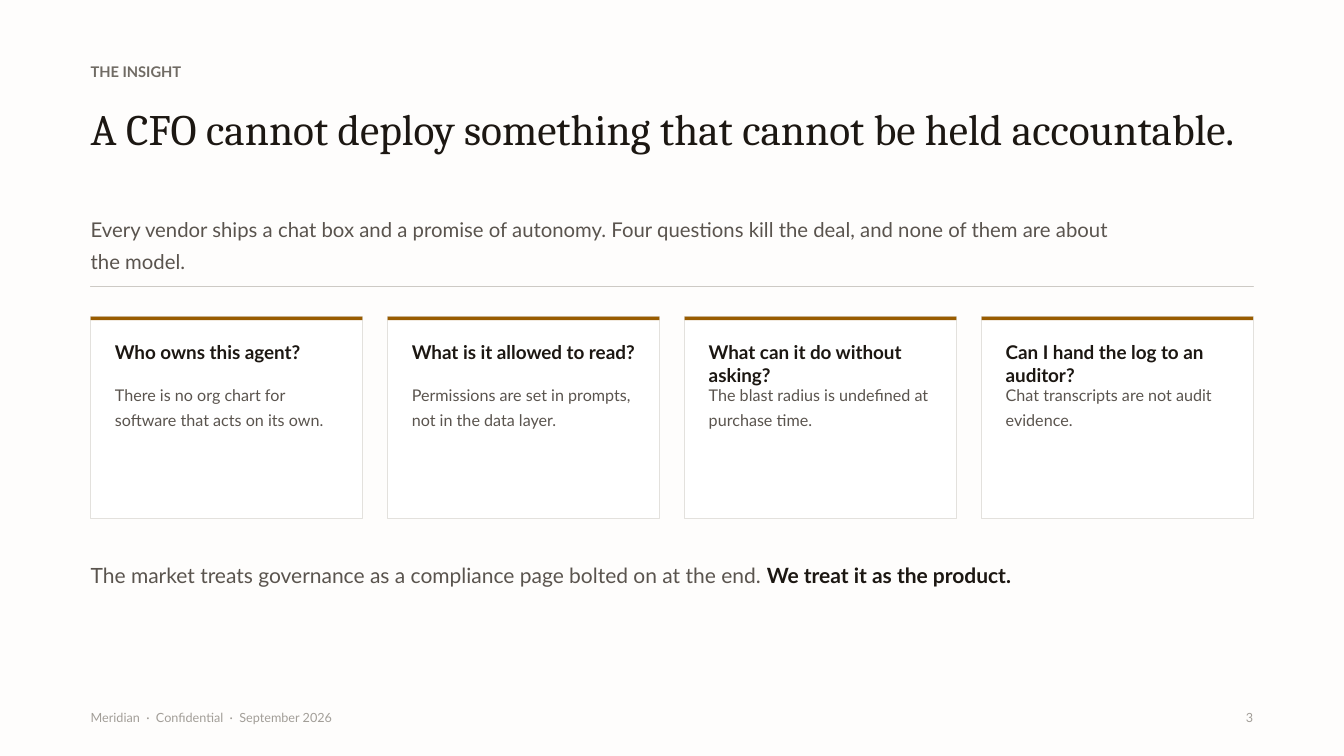
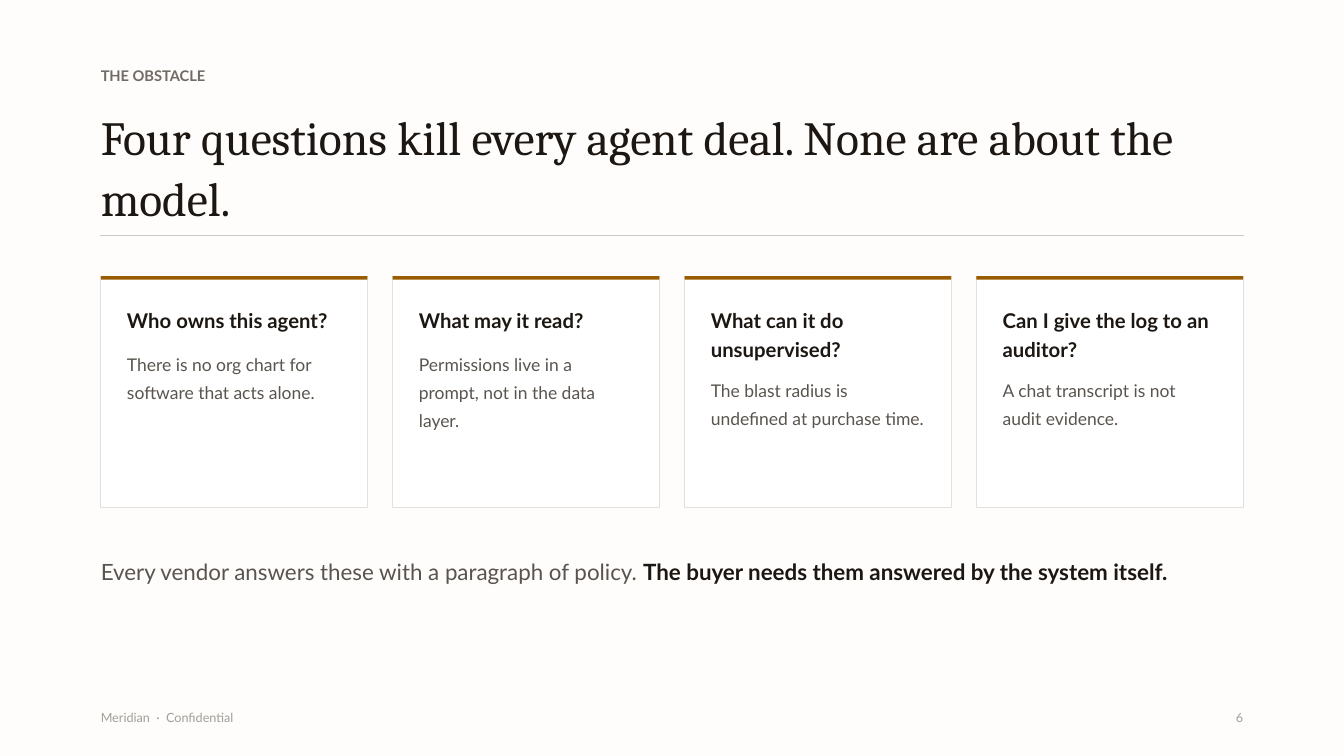
Before and after one commit to alessoh/enterprise-hr-finance, a slide deck: slide 6 of Meridian-Investor-Deck.pptx (slide 3 before the commit). Drawn at 1344x756 pixels with LibreOffice and Linux fonts; fonts in the diff are those of the drawing. Boxes give left, top, right and bottom in pixels: in the first picture for what was removed or moved away, otherwise in the second. Text is boxed around its words. In the diff, an @@ line names an element or a change of style, - is before the commit and + after.

```diff
--- a/Meridian-Investor-Deck.pptx
+++ b/Meridian-Investor-Deck.pptx
@@ text at <box>101,70,206,81</box>: text changed @@
-THE INSIGHT
+THE OBSTACLE
@@ text at <box>101,122,1173,217</box>: text changed; size 31 to 34 pt @@
-A CFO cannot deploy something that cannot be held accountable.
+Four questions kill every agent deal. None are about the model.
@@ text removed at <box>91,222,1108,269</box> @@
-Every vendor ships a chat box and a promise of autonomy. Four questions kill the deal, and none of them are about the model.
@@ rectangle: place and size @@
-rectangle at <box>91,286,1253,286</box>
+rectangle at <box>101,236,1243,236</box>
@@ rectangle: place and size @@
-rectangle at <box>91,317,363,518</box>
+rectangle at <box>101,276,368,508</box>
@@ rectangle: place and size @@
-rectangle at <box>91,317,363,321</box>
+rectangle at <box>101,276,368,280</box>
@@ rectangle: place and size @@
-rectangle at <box>388,317,660,518</box>
+rectangle at <box>393,276,660,508</box>
@@ rectangle: place and size @@
-rectangle at <box>388,317,660,321</box>
+rectangle at <box>393,276,660,280</box>
@@ rectangle: place and size @@
-rectangle at <box>685,317,957,518</box>
+rectangle at <box>685,276,952,508</box>
@@ rectangle: place and size @@
-rectangle at <box>685,317,957,321</box>
+rectangle at <box>685,276,952,280</box>
@@ rectangle: place and size @@
-rectangle at <box>982,317,1254,518</box>
+rectangle at <box>977,276,1244,508</box>
@@ rectangle: place and size @@
-rectangle at <box>982,317,1254,321</box>
+rectangle at <box>977,276,1244,280</box>
@@ text "Who owns this agent?": place and size @@
-text "Who owns this agent?" at <box>115,345,301,363</box>
+text "Who owns this agent?" at <box>127,313,327,332</box>
@@ text "Who owns this agent?" at <box>127,313,327,332</box>: size 13.5 to 14.5 pt; line spacing 1 to 1.22 @@
@@ text at <box>419,313,583,332</box>: text changed; size 13.5 to 14.5 pt @@
-What is it allowed to read?
+What may it read?
@@ text at <box>711,313,843,361</box>: text changed; size 13.5 to 14.5 pt @@
-What can it do without asking?
+What can it do unsupervised?
@@ text at <box>1003,313,1209,357</box>: text changed; size 13.5 to 14.5 pt @@
-Can I hand the log to an auditor?
+Can I give the log to an auditor?
@@ text at <box>127,358,315,399</box>: text changed; size 11.5 to 12.5 pt @@
-There is no org chart for software that acts on its own.
+There is no org chart for software that acts alone.
@@ text at <box>419,358,595,430</box>: text changed; size 11.5 to 12.5 pt @@
-Permissions are set in prompts, not in the data layer.
+Permissions live in a prompt, not in the data layer.
@@ text "The blast radius is undefined ..." at <box>711,384,923,428</box>: size 11.5 to 12.5 pt; line spacing 1.32 to 1.34 @@
@@ text at <box>1003,384,1176,425</box>: text changed; size 11.5 to 12.5 pt @@
-Chat transcripts are not audit evidence.
+A chat transcript is not audit evidence.
@@ text removed at <box>91,567,1011,587</box> @@
-The market treats governance as a compliance page bolted on at the end. We treat it as the product.
@@ text added at <box>101,563,1167,584</box>, 16 pt, text #5A544E @@
+Every vendor answers these with a paragraph of policy. The buyer needs them answered by the system itself.
@@ text at <box>101,713,233,722</box>: text changed @@
-Meridian · Confidential · September 2026
+Meridian · Confidential
@@ text added at <box>1236,713,1243,722</box>, 9 pt, text #A29E98 @@
+6
@@ text removed at <box>1246,713,1253,722</box> @@
-3
```
Also in this commit, not shown: 10 other slides changed, 13 slides added, 13 slides removed, 1 other file.
